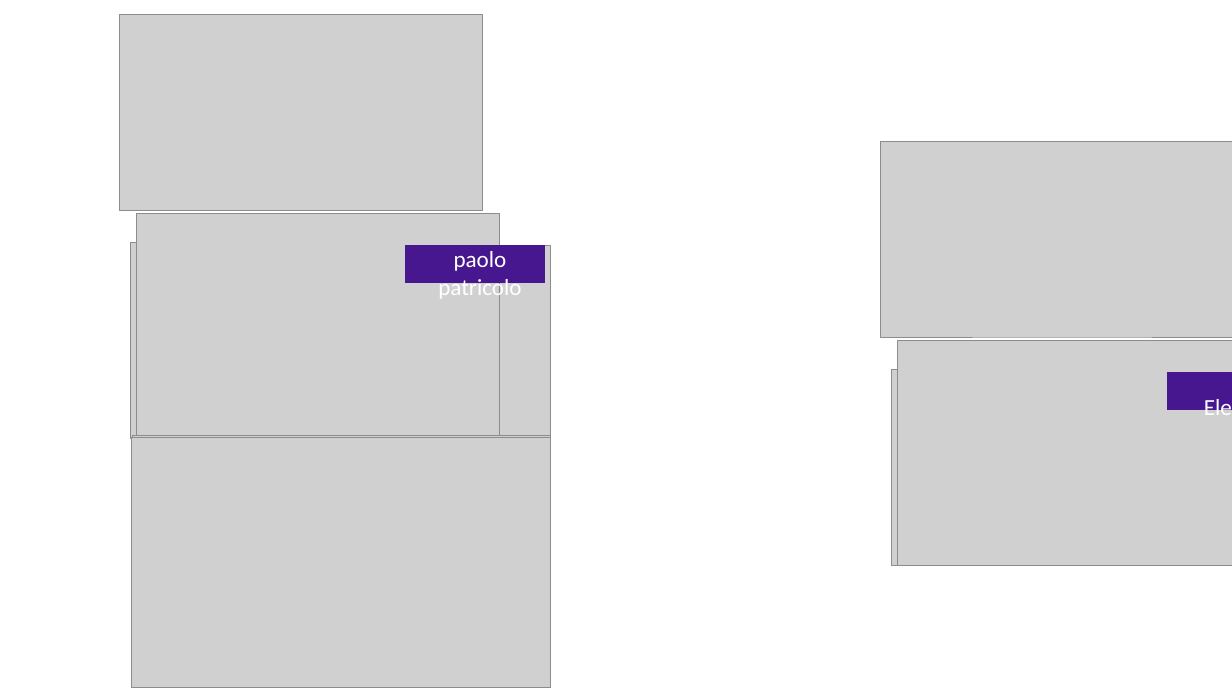
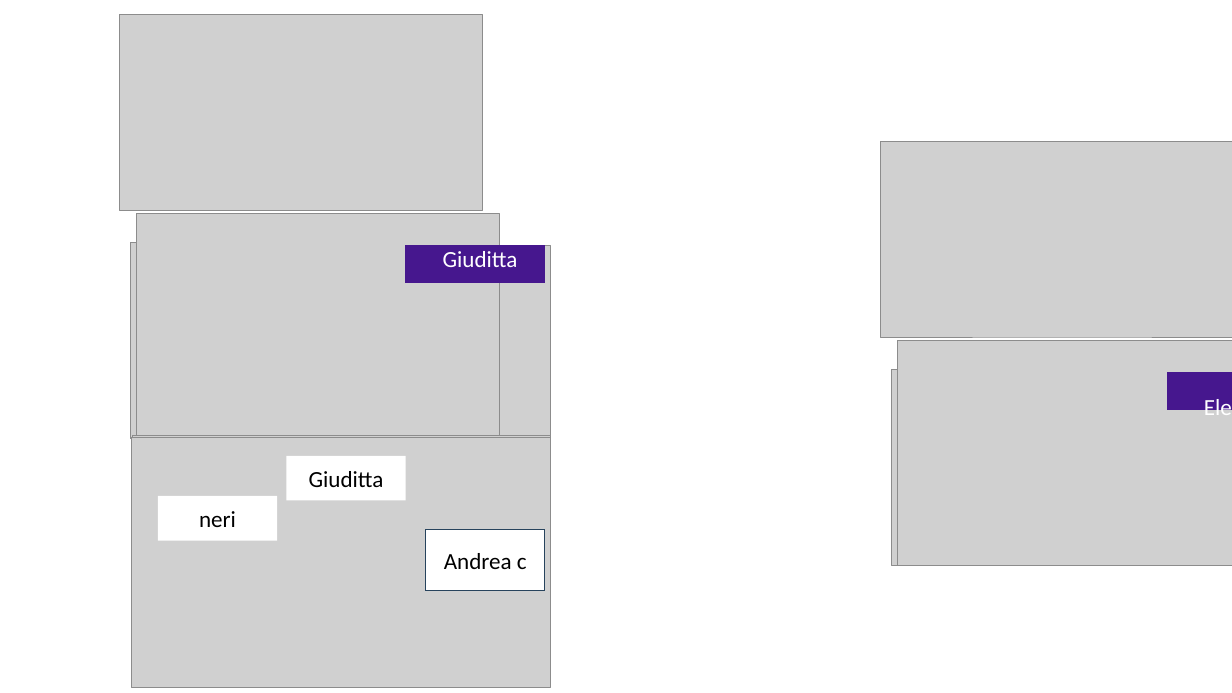
Before and after one commit to EMbeDS-education/ComputingDataAnalysisModeling20262027, a slide deck: slide 4 of PDAI/jupyter/jupyterNotebooks/images/meme_students.pptx. Drawn at 1232x693 pixels with LibreOffice and Linux fonts; fonts in the diff are those of the drawing; grey boxes stand for pictures. Boxes give left, top, right and bottom in pixels: in the first picture for what was removed or moved away, otherwise in the second. Text is boxed around its words. In the diff, an @@ line names an element or a change of style, - is before the commit and + after.

```diff
--- a/PDAI/jupyter/jupyterNotebooks/images/meme_students.pptx
+++ b/PDAI/jupyter/jupyterNotebooks/images/meme_students.pptx
@@ text at box(443, 251, 518, 267): text changed @@
-paolo
-patricolo
+Giuditta
@@ rectangle added at box(287, 456, 406, 500), fill #FFFFFF, 18 pt, text #000000 @@
+Giuditta
@@ rectangle added at box(158, 496, 277, 541), fill #FFFFFF, 18 pt, text #000000 @@
+neri
@@ rectangle added at box(426, 530, 545, 591), fill #FFFFFF, outline #28445D 1 pt, 18 pt, text #000000 @@
+Andrea c
```
Also in this commit, not shown: 1 other slide changed, 5 other files.
